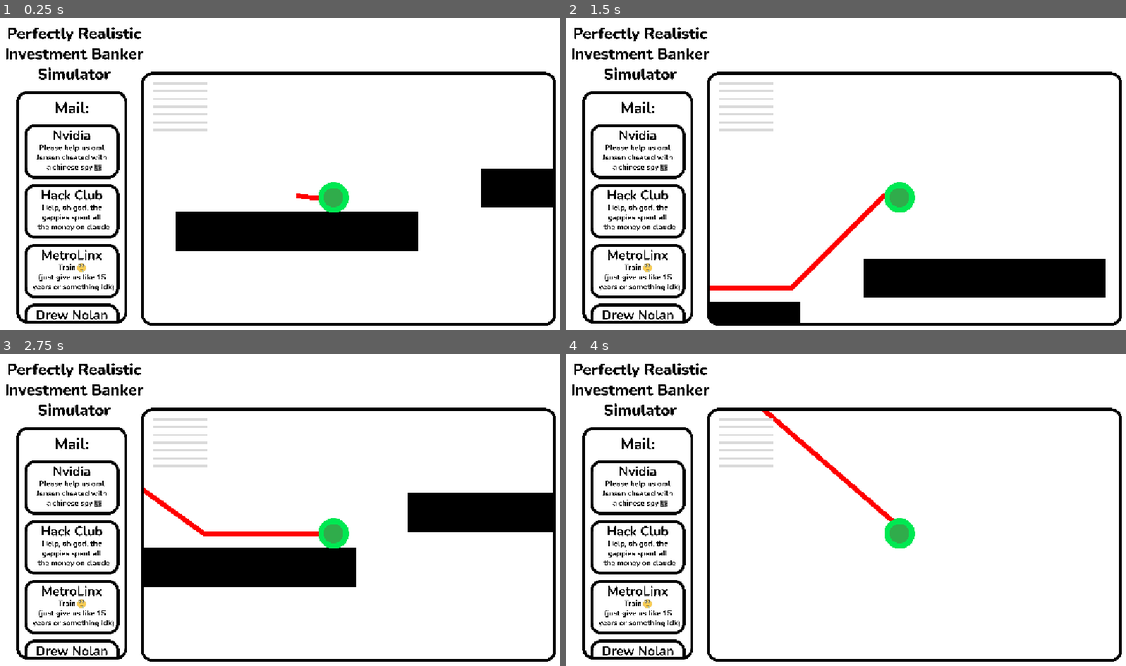
Above: before the commit, frames 1-4 (two rows, left to right).
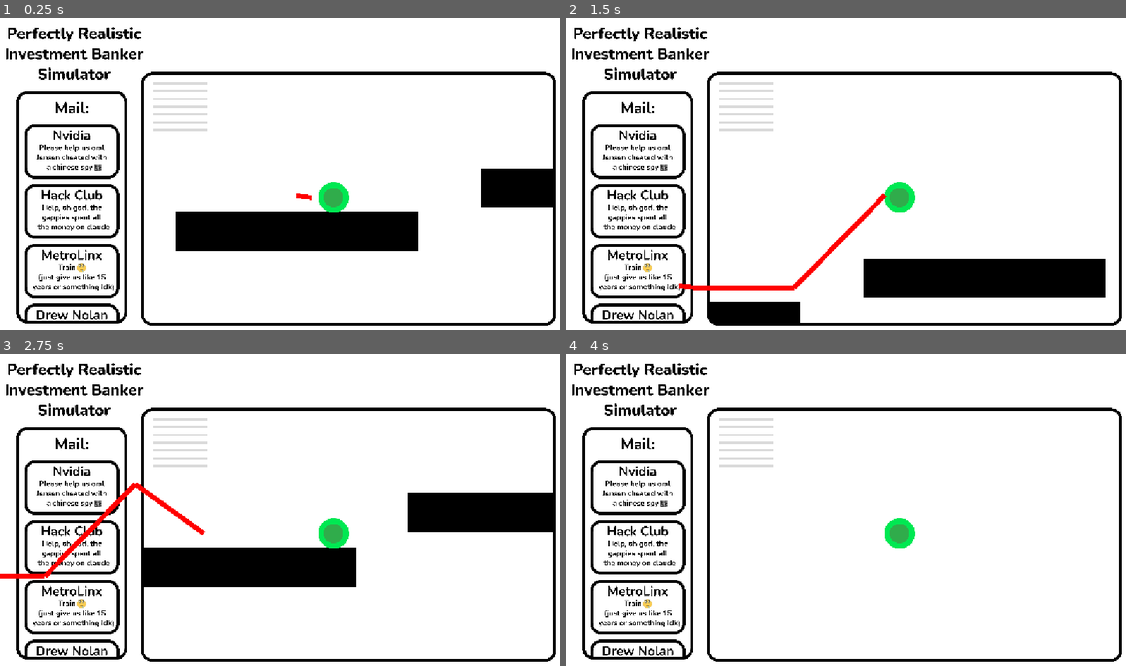
Above: after the commit, the same moments.

Repository: thirtyseventh-xyz/haven
Game: Godot game, scene res://levels/level_1.tscn
The game is run twice, just before and just after one commit, with the same random seed, the same clock (stepped at 60 frames per second) and the same inputs. The engine's default icon, where the game draws it, is replaced by a stand-in: a white triangle on a blue panel in a dark square.
Inputs:
- Up to frame 1 (0.25 s): no input
- Up to frame 2 (1.5 s): tap Enter at 0.5 s; tap Space at 0.77 s
- Up to frame 3 (2.75 s): tap Space at 1.52 s
- Up to frame 4 (4 s): tap Space at 3.02, 3.77 s

The runs differ from the first frame. In frame 1, less than 0.1% of the frame differs, in the area x 55-57%, y 56-59%; in frame 2, 0.2%; in frame 3, 0.8%, in the area x 0-57%, y 41-73%; in frame 4, 0.5%.

Commit message:
line is red now

Diff:
--- a/levels/level_1.tscn
+++ b/levels/level_1.tscn
@@ -3,6 +3,7 @@
 [ext_resource type="PackedScene" uid="uid://8uqsydavrtke" path="res://objects/player/player.tscn" id="1_vn7o3"]
 [ext_resource type="Script" uid="uid://tghifcnl73av" path="res://levels/line_2d.gd" id="2_jirdo"]
 [ext_resource type="Texture2D" uid="uid://bmhlgy5k7bmw5" path="res://assets/player.svg" id="3_bt44k"]
+[ext_resource type="Script" uid="uid://cr5jca3dqh4fc" path="res://levels/stock_line.gd" id="4_kx6l7"]
 
 [sub_resource type="RectangleShape2D" id="RectangleShape2D_a5fwx"]
 size = Vector2(490, 74)
@@ -48,7 +49,7 @@
 mesh = SubResource("QuadMesh_57e5w")
 
 [node name="Line2D" type="Line2D" parent="." unique_id=1403083273]
-default_color = Color(1, 0, 0, 1)
+visible = false
 default_color = Color(1, 0, 0, 1)
 script = ExtResource("2_jirdo")
 
@@ -59,6 +60,7 @@
 texture = ExtResource("3_bt44k")
 
 [node name="StockLine" type="Node2D" parent="." unique_id=441086240]
+script = ExtResource("4_kx6l7")
 
 [connection signal="new_line_point" from="Player" to="Line2D" method="new_point"]
 [connection signal="new_line_point" from="Player" to="StockLine" method="new_point"]
--- a/levels/stock_line.gd
+++ b/levels/stock_line.gd
@@ -13,6 +13,8 @@
 	line.add_point(last_point)
 	line.add_point(pos)
 
+	line.default_color = Color(1,0,0)
+
 	last_point = pos
 
 
